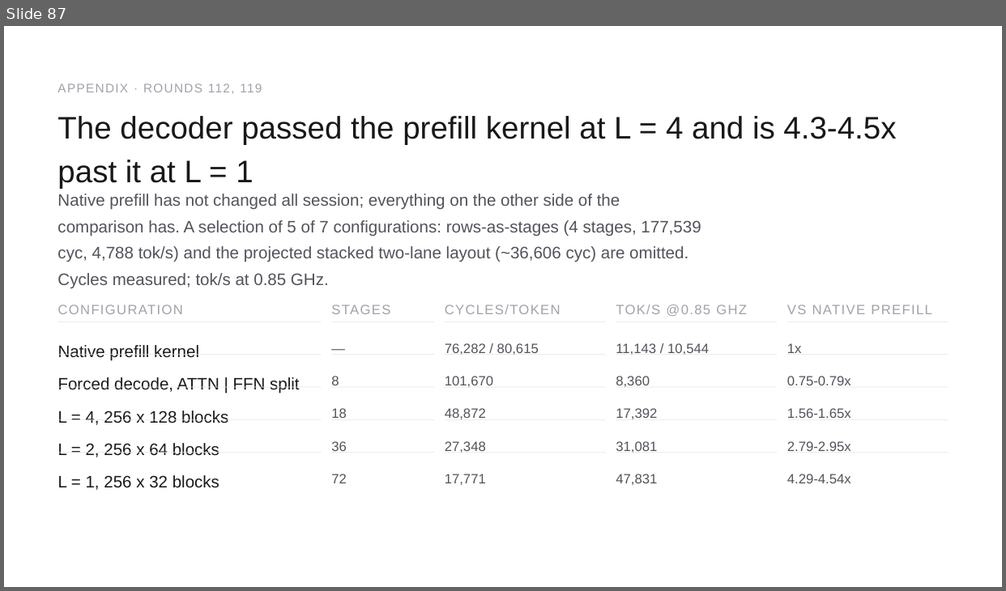
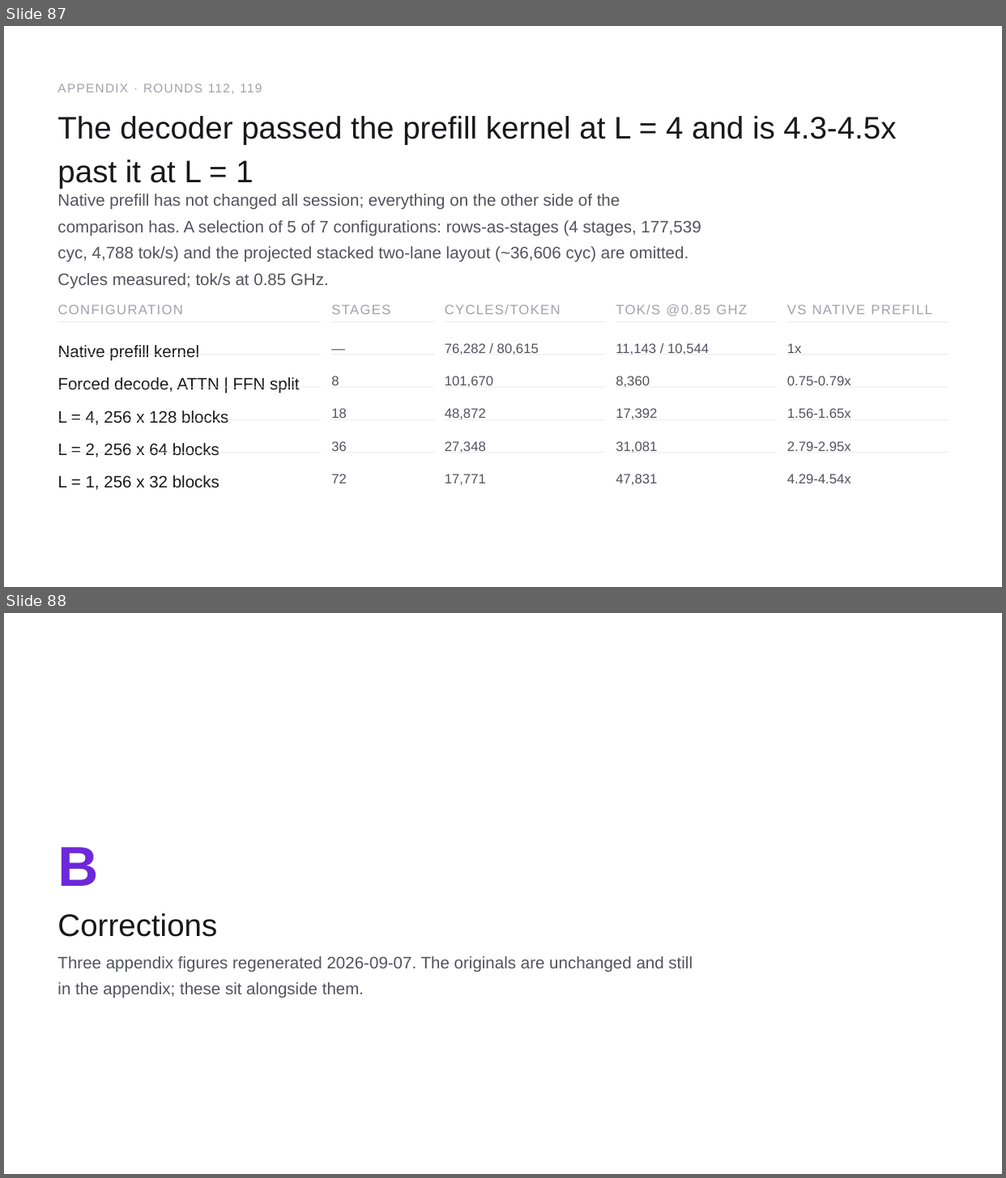
Before and after one commit to happyandslow/agent-memory, a slide deck: projects/WaferEngine-staging/meetings/2026-09-06.pptx. Shown one above the other, each under a label of ours: slide 87 before the commit, slides 87 and 88 after it. The pictures are 1006x591 and 1006x1178 pixels, drawn with LibreOffice and Linux fonts; fonts in the diff are those of the drawing. Boxes give left, top, right and bottom in pixels: in the first picture for what was removed or moved away, otherwise in the second. Text is boxed around its words. In the diff, an @@ line names an element or a change of style, - is before the commit and + after.

Commit message:
memory: regen views (session hook)

```diff
--- a/projects/WaferEngine-staging/meetings/2026-09-06.pptx
+++ b/projects/WaferEngine-staging/meetings/2026-09-06.pptx
@@ slide 88 added at box(4, 613, 1002, 1174), background #FFFFFF @@
@@ text added at box(57, 847, 98, 886), 81 pt, text #6D28D9, bold @@
+B
@@ text added at box(57, 914, 217, 937), 45 pt, text #18181B @@
+Corrections
@@ text added at box(57, 956, 692, 999), 24 pt, text #52525B @@
+Three appendix figures regenerated 2026-09-07. The originals are unchanged and still in the appendix; these sit alongside them.
```
Also in this commit, not shown: 3 other slides added, 16 other files.
